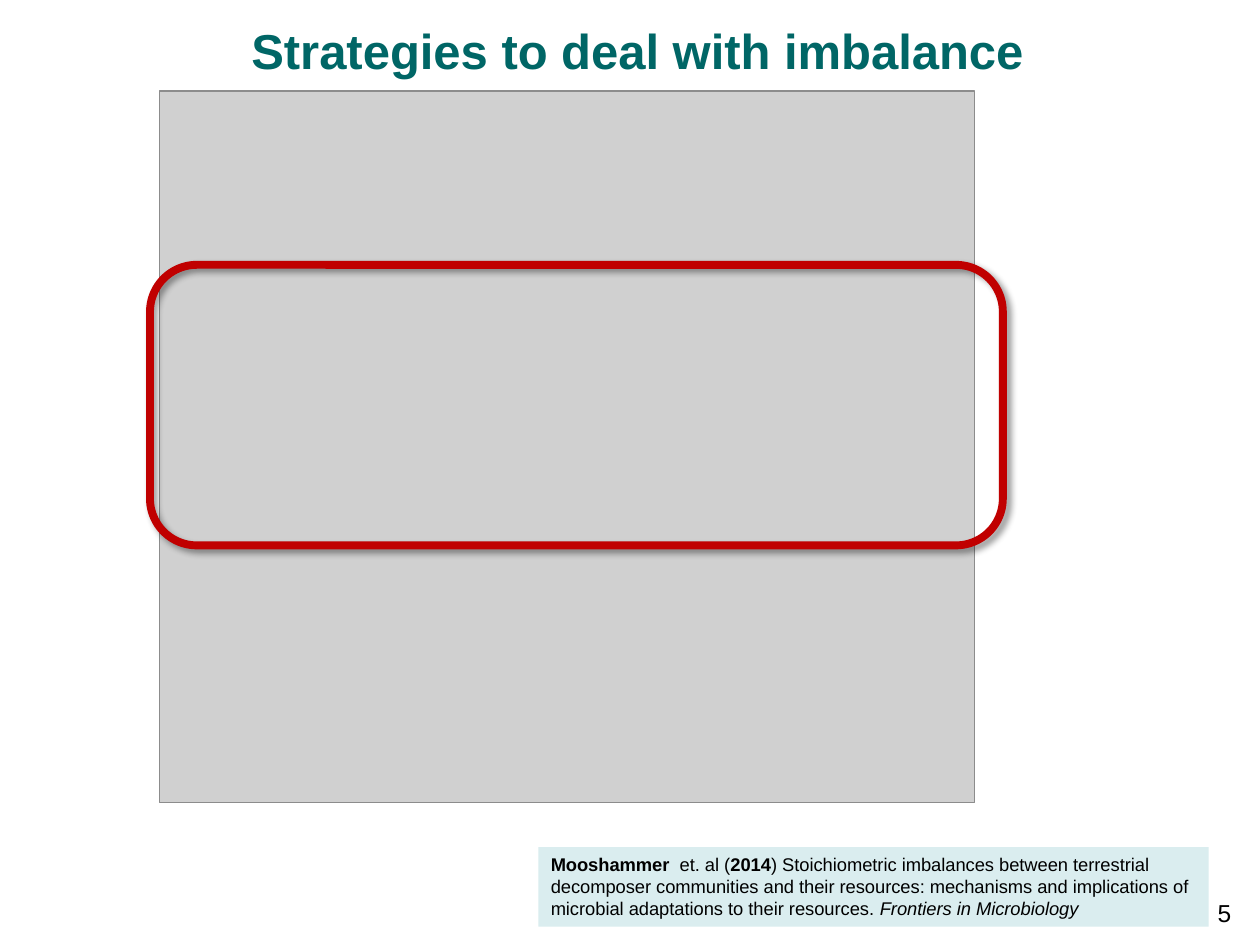
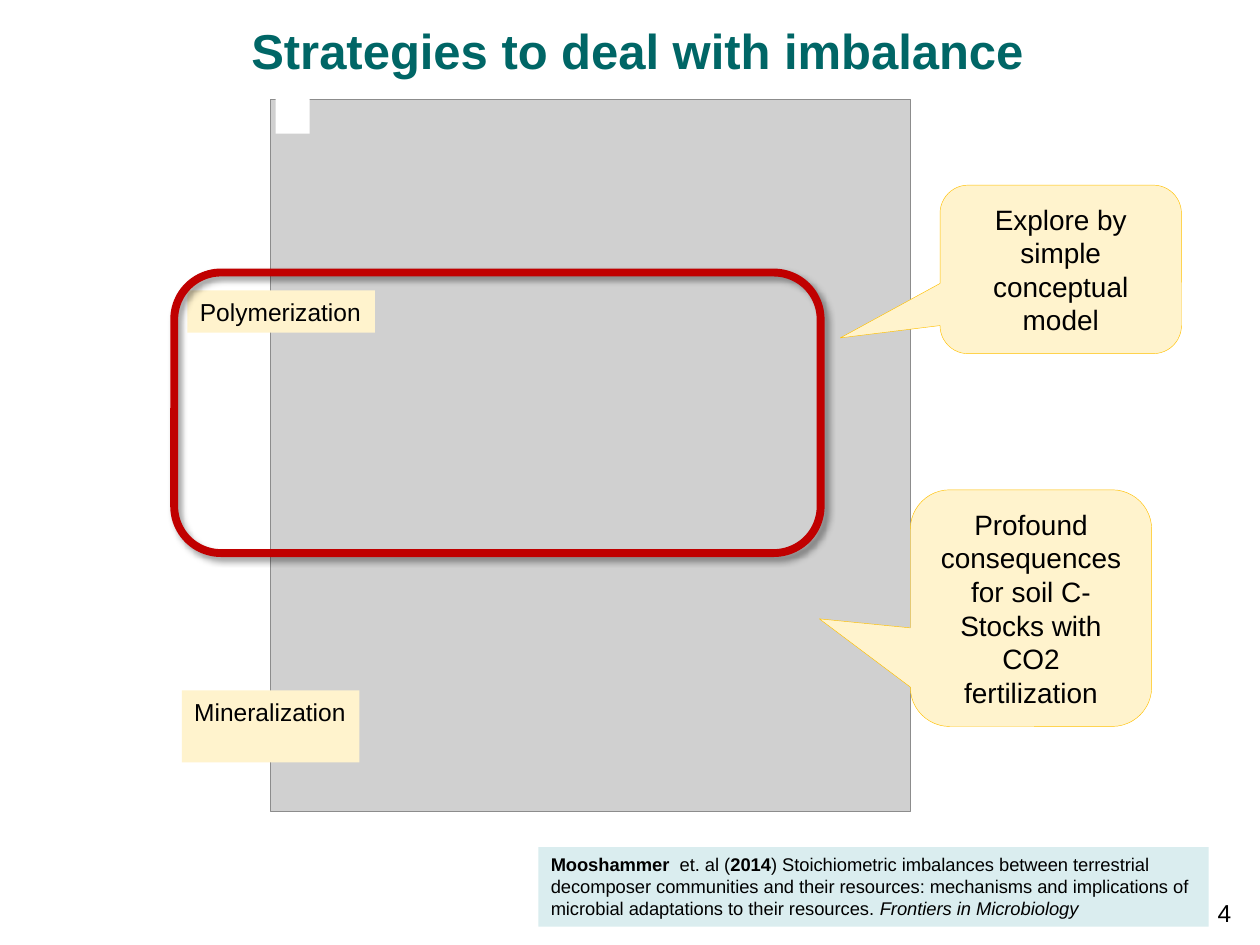
Before and after one commit to bgctw/sesam, a slide deck: slide 4 of inst/egu14/wutzler1404_vienna_stoichiometry.pptx (slide 5 before the commit). Drawn at 1260x945 pixels with LibreOffice and Linux fonts; fonts in the diff are those of the drawing; grey boxes stand for pictures; background and template pictures are left out. Boxes give left, top, right and bottom in pixels: in the first picture for what was removed or moved away, otherwise in the second. Text is boxed around its words. In the diff, an @@ line names an element or a change of style, - is before the commit and + after.

```diff
--- a/inst/egu14/wutzler1404_vienna_stoichiometry.pptx
+++ b/inst/egu14/wutzler1404_vienna_stoichiometry.pptx
@@ picture resized from (x1=160, y1=91, x2=975, y2=803) to (x1=271, y1=100, x2=911, y2=811) @@
@@ rectangle added at (x1=276, y1=94, x2=310, y2=134), fill #FFFFFF @@
@@ rounded speech box added at (x1=940, y1=185, x2=1182, y2=354), fill #FFF3CD, outline #FFC000 0.25 pt, 16 pt, text #000000 @@
+Explore by simple conceptual model
@@ rounded rectangle resized from (x1=150, y1=265, x2=1003, y2=546) to (x1=174, y1=272, x2=820, y2=553) @@
@@ rectangle added at (x1=188, y1=290, x2=375, y2=333), fill #FFF3CD, 14 pt, text #000000 @@
+Polymerization
@@ rounded speech box added at (x1=910, y1=490, x2=1152, y2=727), fill #FFF3CD, outline #FFC000 0.25 pt, 16 pt, text #000000 @@
+Profound consequences for soil C-Stocks with CO2 fertilization
@@ rectangle added at (x1=181, y1=690, x2=359, y2=762), fill #FFF3CD, 14 pt, text #000000 @@
+Mineralization
@@ page number at (x1=1218, y1=905, x2=1232, y2=922): text changed @@
-5
+4
```
Also in this commit, not shown: 8 other slides changed, 3 slides added, 3 slides removed, 11 other files.
